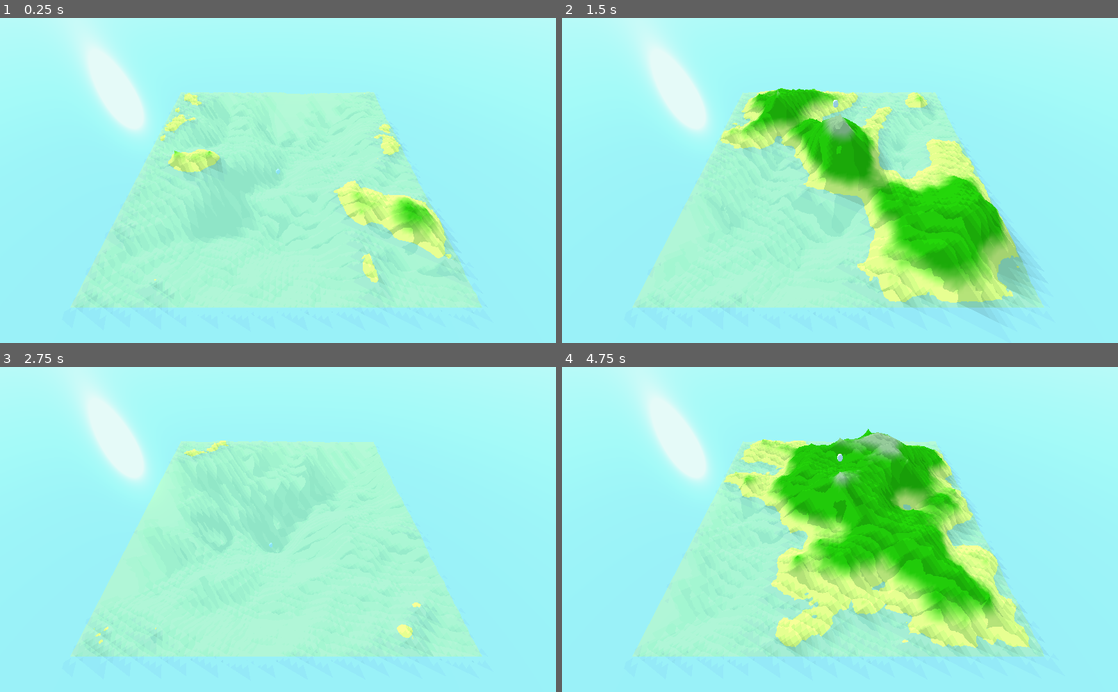
Above: before the commit, frames 1-4 (two rows, left to right).
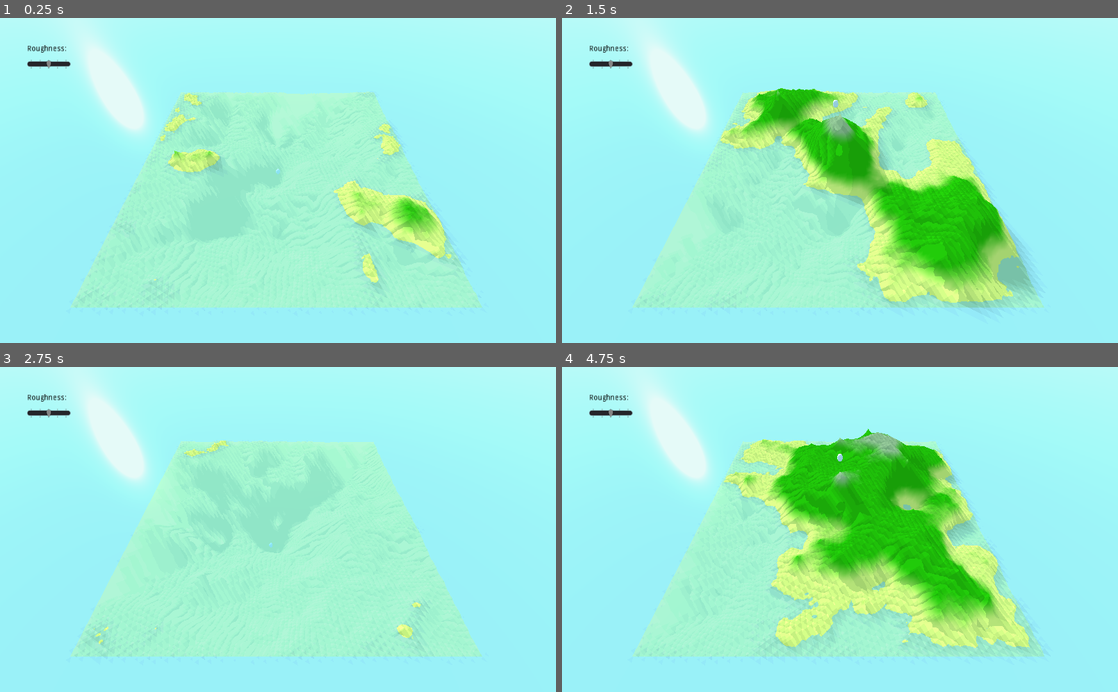
Above: after the commit, the same moments.

Repository: ckaindel/island-generator
Game: Godot game, scene res://Main.tscn
Same seed, same stepped clock (60 frames per second), same inputs: the game is played once before the commit and once after it.
Inputs:
- Up to frame 1 (0.25 s): no input
- Up to frame 2 (1.5 s): tap Enter at 0.5 s; hold Right (ui_right) 0.53-1.28 s; hold J 0.53-1.28 s; tap Space (ui_select) at 0.77, 1.25 s; hold Down (ui_down) from 1.28 s (still down); tap P at 1.35 s
- Up to frame 3 (2.75 s): tap Space (ui_select) at 1.52 s; tap Enter at 2 s; release Down (ui_down) at 2.03 s; hold Right (ui_right) from 2.03 s (still down); hold J from 2.03 s (still down)
- Up to frame 4 (4.75 s): tap Space (ui_select) at 2.75, 3.02, 3.77, 4.25, 4.52 s; release Right (ui_right) at 2.78 s; release J at 2.78 s; hold Up (ui_up) 2.78-3.53 s; tap P at 2.85, 4.35 s; tap Enter at 3.5 s; hold J 3.53-4.28 s; hold Left (ui_left) from 3.53 s (still down)

The runs differ from the first frame. In frame 1, 0.9% of the frame differs, in the area x 4-83%, y 8-90%; in frame 2, 2.0%; in frame 3, 0.4%; in frame 4, 3.2%, in the area x 4-86%, y 8-90%.

Commit message:
Add files via upload

Diff:
--- a/Main.tscn
+++ b/Main.tscn
@@ -17,11 +17,36 @@
 mesh = SubResource( 5 )
 material/0 = ExtResource( 3 )
 
+[node name="Control" type="Control" parent="."]
+margin_right = 40.0
+margin_bottom = 40.0
+
+[node name="Roughness" type="RichTextLabel" parent="Control"]
+margin_left = 50.0
+margin_top = 50.0
+margin_right = 168.0
+margin_bottom = 72.0
+bbcode_enabled = true
+bbcode_text = "[b][color=black]Roughness:[/color][/b]"
+text = "Roughness:"
+
+[node name="Roughness_slider" type="HSlider" parent="Control"]
+margin_left = 50.0
+margin_top = 70.0
+margin_right = 130.0
+margin_bottom = 100.0
+min_value = 1.7
+max_value = 2.7
+step = 0.1
+value = 2.2
+tick_count = 5
+ticks_on_borders = true
+
 [node name="Terrain" type="Spatial" parent="."]
 script = ExtResource( 1 )
 
 [node name="Camera" type="Camera" parent="Terrain"]
-transform = Transform( 1, 0, 0, 0, 0.642788, 0.766044, 0, -0.766044, 0.642788, 64, 80, 32 )
+transform = Transform( 1, 0, 0, 0, 0.642788, 0.766044, 0, -0.766044, 0.642788, 64, 64, 64 )
 far = 500.0
 
 [node name="Player" type="KinematicBody" parent="Terrain"]
@@ -46,5 +71,7 @@
 light_specular = 0.206
 shadow_enabled = true
 shadow_color = Color( 0.188235, 0.262745, 0.192157, 1 )
-directional_shadow_mode = 1
+directional_shadow_mode = 0
 directional_shadow_max_distance = 300.0
+
+[connection signal="value_changed" from="Control/Roughness_slider" to="Terrain" method="_on_Roughness_slider_value_changed"]
